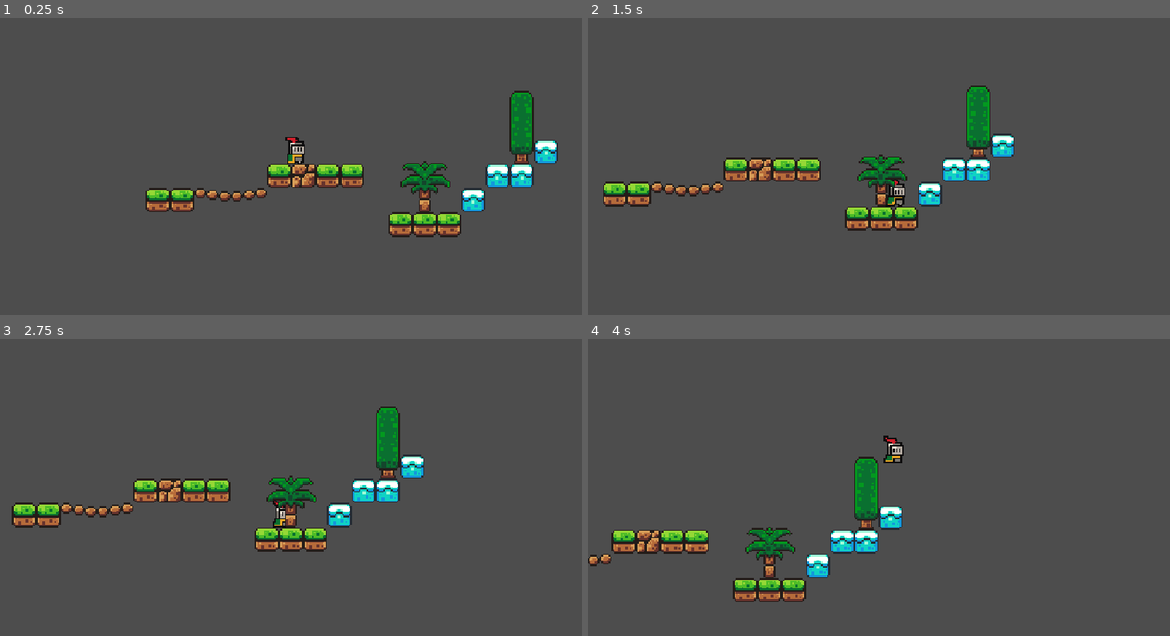
Above: before the commit, frames 1-4 (two rows, left to right).
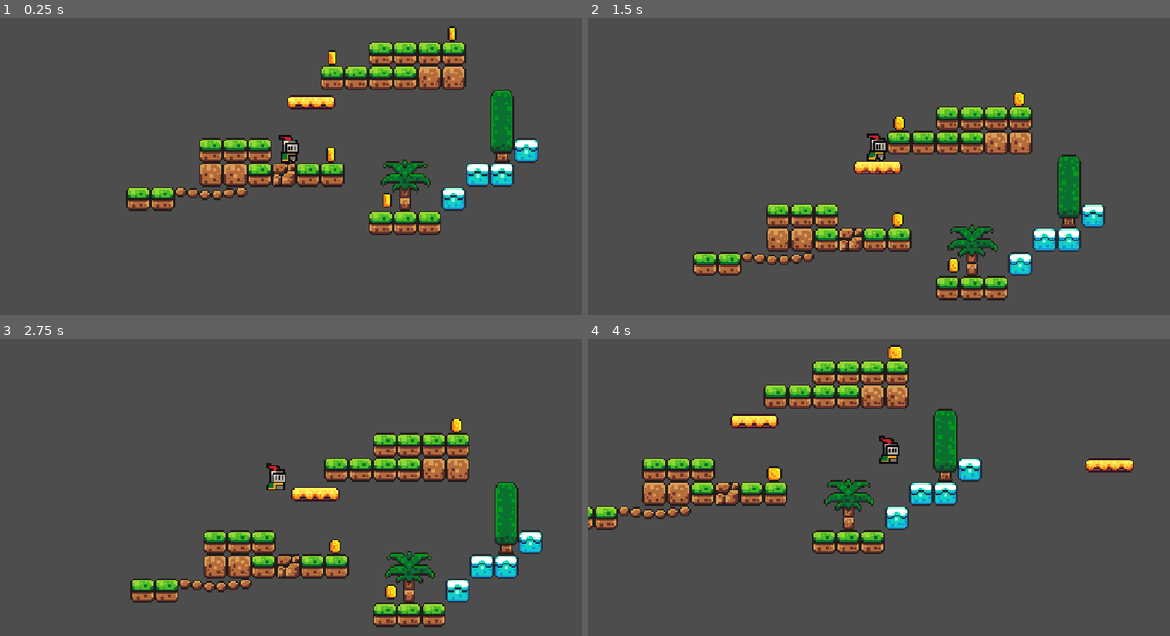
Above: after the commit, the same moments.

Repository: jostan30/EngineerNightMare
Game: Godot game, scene res://scenes/game.tscn
The game is run twice, just before and just after one commit, with the same random seed, the same clock (stepped at 60 frames per second) and the same inputs.
Inputs:
- Up to frame 1 (0.25 s): no input
- Up to frame 2 (1.5 s): tap Enter (ui_accept) at 0.5, 0.77 s; hold Right (ui_right) from 0.53 s (still down)
- Up to frame 3 (2.75 s): tap Enter (ui_accept) at 1.52 s; release Right (ui_right) at 2.03 s; hold Left (ui_left) from 2.03 s (still down)
- Up to frame 4 (4 s): release Left (ui_left) at 2.78 s; hold Right (ui_right) from 2.78 s (still down); tap Enter (ui_accept) at 3.02, 3.77 s

The runs differ from the first frame. In frame 1, 14% of the frame differs, in the area x 21-96%, y 2-74%; in frame 2, 17%, in the area x 2-89%, y 22-96%; in frame 3, 17%; in frame 4, 16%.

Commit message:
Coin Added

Diff:
--- /dev/null
+++ b/scenes/coin.tscn
@@ -0,0 +1,115 @@
+[gd_scene load_steps=17 format=3 uid="uid://c4jxskag06st2"]
+
+[ext_resource type="Script" uid="uid://b0walayry4w0q" path="res://scripts/coin.gd" id="1_i64fm"]
+[ext_resource type="Texture2D" uid="uid://6qvm82ekakam" path="res://assets/sprites/coin.png" id="1_rwqht"]
+
+[sub_resource type="AtlasTexture" id="AtlasTexture_i64fm"]
+atlas = ExtResource("1_rwqht")
+region = Rect2(0, 0, 16, 16)
+
+[sub_resource type="AtlasTexture" id="AtlasTexture_11l1o"]
+atlas = ExtResource("1_rwqht")
+region = Rect2(16, 0, 16, 16)
+
+[sub_resource type="AtlasTexture" id="AtlasTexture_d14el"]
+atlas = ExtResource("1_rwqht")
+region = Rect2(32, 0, 16, 16)
+
+[sub_resource type="AtlasTexture" id="AtlasTexture_1ikuy"]
+atlas = ExtResource("1_rwqht")
+region = Rect2(48, 0, 16, 16)
+
+[sub_resource type="AtlasTexture" id="AtlasTexture_wnlwo"]
+atlas = ExtResource("1_rwqht")
+region = Rect2(64, 0, 16, 16)
+
+[sub_resource type="AtlasTexture" id="AtlasTexture_jig8b"]
+atlas = ExtResource("1_rwqht")
+region = Rect2(80, 0, 16, 16)
+
+[sub_resource type="AtlasTexture" id="AtlasTexture_xmuha"]
+atlas = ExtResource("1_rwqht")
+region = Rect2(96, 0, 16, 16)
+
+[sub_resource type="AtlasTexture" id="AtlasTexture_kfxoj"]
+atlas = ExtResource("1_rwqht")
+region = Rect2(112, 0, 16, 16)
+
+[sub_resource type="AtlasTexture" id="AtlasTexture_jsmju"]
+atlas = ExtResource("1_rwqht")
+region = Rect2(128, 0, 16, 16)
+
+[sub_resource type="AtlasTexture" id="AtlasTexture_s0mny"]
+atlas = ExtResource("1_rwqht")
+region = Rect2(144, 0, 16, 16)
+
+[sub_resource type="AtlasTexture" id="AtlasTexture_7cc30"]
+atlas = ExtResource("1_rwqht")
+region = Rect2(160, 0, 16, 16)
+
+[sub_resource type="AtlasTexture" id="AtlasTexture_rojmm"]
+atlas = ExtResource("1_rwqht")
+region = Rect2(176, 0, 16, 16)
+
+[sub_resource type="SpriteFrames" id="SpriteFrames_ls27i"]
+animations = [{
+"frames": [{
+"duration": 1.0,
+"texture": SubResource("AtlasTexture_i64fm")
+}, {
+"duration": 1.0,
+"texture": SubResource("AtlasTexture_11l1o")
+}, {
+"duration": 1.0,
+"texture": SubResource("AtlasTexture_d14el")
+}, {
+"duration": 1.0,
+"texture": SubResource("AtlasTexture_1ikuy")
+}, {
+"duration": 1.0,
+"texture": SubResource("AtlasTexture_wnlwo")
+}, {
+"duration": 1.0,
+"texture": SubResource("AtlasTexture_jig8b")
+}, {
+"duration": 1.0,
+"texture": SubResource("AtlasTexture_xmuha")
+}, {
+"duration": 1.0,
+"texture": SubResource("AtlasTexture_kfxoj")
+}, {
+"duration": 1.0,
+"texture": SubResource("AtlasTexture_jsmju")
+}, {
+"duration": 1.0,
+"texture": SubResource("AtlasTexture_s0mny")
+}, {
+"duration": 1.0,
+"texture": SubResource("AtlasTexture_7cc30")
+}, {
+"duration": 1.0,
+"texture": SubResource("AtlasTexture_rojmm")
+}],
+"loop": true,
+"name": &"idle",
+"speed": 10.0
+}]
+
+[sub_resource type="CircleShape2D" id="CircleShape2D_rwqht"]
+radius = 5.0
+
+[node name="Coin" type="Area2D"]
+collision_mask = 2
+script = ExtResource("1_i64fm")
+
+[node name="AnimatedSprite2D" type="AnimatedSprite2D" parent="."]
+sprite_frames = SubResource("SpriteFrames_ls27i")
+animation = &"idle"
+autoplay = "idle"
+frame = 2
+frame_progress = 0.0910186
+
+[node name="CollisionShape2D" type="CollisionShape2D" parent="."]
+shape = SubResource("CircleShape2D_rwqht")
+
+[connection signal="body_entered" from="." to="." method="_on_body_entered"]
--- a/scenes/game.tscn
+++ b/scenes/game.tscn
@@ -1,8 +1,10 @@
-[gd_scene load_steps=6 format=3 uid="uid://cxg27xeodrkmc"]
+[gd_scene load_steps=11 format=3 uid="uid://cxg27xeodrkmc"]
 
 [ext_resource type="PackedScene" uid="uid://cll1r058fjojy" path="res://scenes/player.tscn" id="1_uwrxv"]
 [ext_resource type="Script" uid="uid://7l73wht2q00n" path="res://scripts/player.gd" id="2_yqjtg"]
+[ext_resource type="PackedScene" uid="uid://6pifkmhr735u" path="res://scenes/platform.tscn" id="3_lbhrr"]
 [ext_resource type="Texture2D" uid="uid://b701360rjesf3" path="res://assets/sprites/world_tileset.png" id="3_lnu2h"]
+[ext_resource type="PackedScene" uid="uid://c4jxskag06st2" path="res://scenes/coin.tscn" id="5_iywne"]
 
 [sub_resource type="TileSetAtlasSource" id="TileSetAtlasSource_lbhrr"]
 texture = ExtResource("3_lnu2h")
@@ -171,14 +173,53 @@
 physics_layer_0/collision_layer = 1
 sources/1 = SubResource("TileSetAtlasSource_lbhrr")
 
+[sub_resource type="Animation" id="Animation_lbhrr"]
+resource_name = "move"
+length = 1.5
+loop_mode = 2
+tracks/0/type = "value"
+tracks/0/imported = false
+tracks/0/enabled = true
+tracks/0/path = NodePath(".:position")
+tracks/0/interp = 1
+tracks/0/loop_wrap = true
+tracks/0/keys = {
+"times": PackedFloat32Array(0, 1.5),
+"transitions": PackedFloat32Array(1, 1),
+"update": 0,
+"values": [Vector2(221, 5), Vector2(295, 5)]
+}
+
+[sub_resource type="Animation" id="Animation_iywne"]
+length = 1.5
+loop_mode = 2
+tracks/0/type = "value"
+tracks/0/imported = false
+tracks/0/enabled = true
+tracks/0/path = NodePath(".:position")
+tracks/0/interp = 1
+tracks/0/loop_wrap = true
+tracks/0/keys = {
+"times": PackedFloat32Array(0, 1.5),
+"transitions": PackedFloat32Array(1, 1),
+"update": 0,
+"values": [Vector2(221, 5), Vector2(282, 5)]
+}
+
+[sub_resource type="AnimationLibrary" id="AnimationLibrary_p57ef"]
+_data = {
+&"RESET": SubResource("Animation_iywne"),
+&"move": SubResource("Animation_lbhrr")
+}
+
 [node name="Game" type="Node2D"]
 
 [node name="Player" parent="." instance=ExtResource("1_uwrxv")]
-position = Vector2(3, -6)
+position = Vector2(12, -2)
 script = ExtResource("2_yqjtg")
 
 [node name="Camera2D2" type="Camera2D" parent="Player"]
-position = Vector2(-3, 6)
+position = Vector2(1, 6)
 zoom = Vector2(3, 3)
 limit_bottom = 120
 position_smoothing_enabled = true
@@ -187,4 +228,31 @@
 [node name="TileMap" type="TileMap" parent="."]
 tile_set = SubResource("TileSet_iywne")
 format = 2
-layer_0/tile_data = PackedInt32Array(131071, 1, 0, 65536, 65 …(259 unchanged characters)… , 131073, 4, -131063, 1, 3, -65527, 1, 4)
+layer_0/tile_data = PackedInt32Array(131071, 1, 0, 65536, 65 …(259 unchanged characters)… , 131073, 4, -131063, 1, 3, -65527, 1, 4, -196606, 1, 0, -196605, 1, 0, -196604, 1, 0, -196603, 1, 0, -262139, 1, 0, -262140, 1, 0, -262138, 1, 0, -262137, 1, 0, 65535, 1, 0, 65534, 1, 0, 65533, 1, 0, 131069, 1, 1, 131070, 1, 1, -196602, 1, 1, -196601, 1, 1, 21, 131073, 0, 22, 131073, 0, 23, 131073, 0, 24, 131073, 0, 26, 131073, 0, 65561, 131073, 0, 65563, 131073, 0, 27, 131073, 0, -65509, 131073, 0, -65508, 131073, 0)
+
+[node name="Platform" parent="." instance=ExtResource("3_lbhrr")]
+position = Vector2(26, -24)
+
+[node name="Platform2" parent="." instance=ExtResource("3_lbhrr")]
+position = Vector2(221, 5)
+
+[node name="AnimationPlayer2" type="AnimationPlayer" parent="Platform2"]
+libraries = {
+&"": SubResource("AnimationLibrary_p57ef")
+}
+autoplay = "RESET"
+
+[node name="Coin" parent="." instance=ExtResource("5_iywne")]
+position = Vector2(39, 11)
+
+[node name="Coin2" parent="." instance=ExtResource("5_iywne")]
+position = Vector2(76, 41)
+
+[node name="Coin3" parent="." instance=ExtResource("5_iywne")]
+position = Vector2(40, -53)
+
+[node name="Coin4" parent="." instance=ExtResource("5_iywne")]
+position = Vector2(119, -69)
+
+[node name="Coin5" parent="." instance=ExtResource("5_iywne")]
+position = Vector2(343, -5)
--- /dev/null
+++ b/scenes/platform.tscn
@@ -0,0 +1,21 @@
+[gd_scene load_steps=3 format=3 uid="uid://6pifkmhr735u"]
+
+[ext_resource type="Texture2D" uid="uid://dot3531xx5fh5" path="res://assets/sprites/platforms.png" id="1_ba0x2"]
+
+[sub_resource type="RectangleShape2D" id="RectangleShape2D_nlgqw"]
+size = Vector2(32, 9)
+
+[node name="Platform" type="AnimatableBody2D"]
+position = Vector2(-26, -22)
+
+[node name="Sprite2D" type="Sprite2D" parent="."]
+position = Vector2(0, 0.25)
+scale = Vector2(1, 1.04545)
+texture = ExtResource("1_ba0x2")
+region_enabled = true
+region_rect = Rect2(16, 32, 32, 9)
+
+[node name="CollisionShape2D" type="CollisionShape2D" parent="."]
+position = Vector2(0, 0.5)
+shape = SubResource("RectangleShape2D_nlgqw")
+one_way_collision = true
--- a/scenes/player.tscn
+++ b/scenes/player.tscn
@@ -187,12 +187,14 @@
 radius = 6.0
 
 [node name="Player" type="CharacterBody2D"]
+z_index = 5
+collision_layer = 2
 script = SubResource("GDScript_3vyb7")
 
 [node name="AnimatedSprite2D" type="AnimatedSprite2D" parent="."]
 sprite_frames = SubResource("SpriteFrames_g2els")
 animation = &"idle"
-frame_progress = 0.726715
+frame_progress = 0.433379
 
 [node name="CollisionShape2D" type="CollisionShape2D" parent="."]
 position = Vector2(0, 6)
--- /dev/null
+++ b/scripts/coin.gd
@@ -0,0 +1,7 @@
+extends Area2D
+
+
+
+func _on_body_entered(body: Node2D) -> void:
+	print("Coin")
+	queue_free()
Not shown, added: scripts/coin.gd.uid
